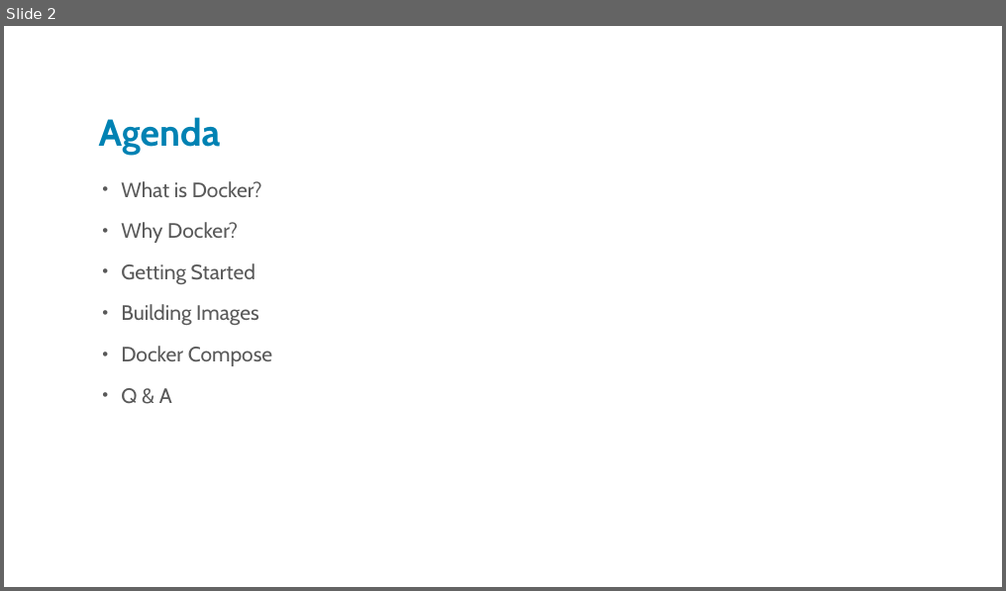
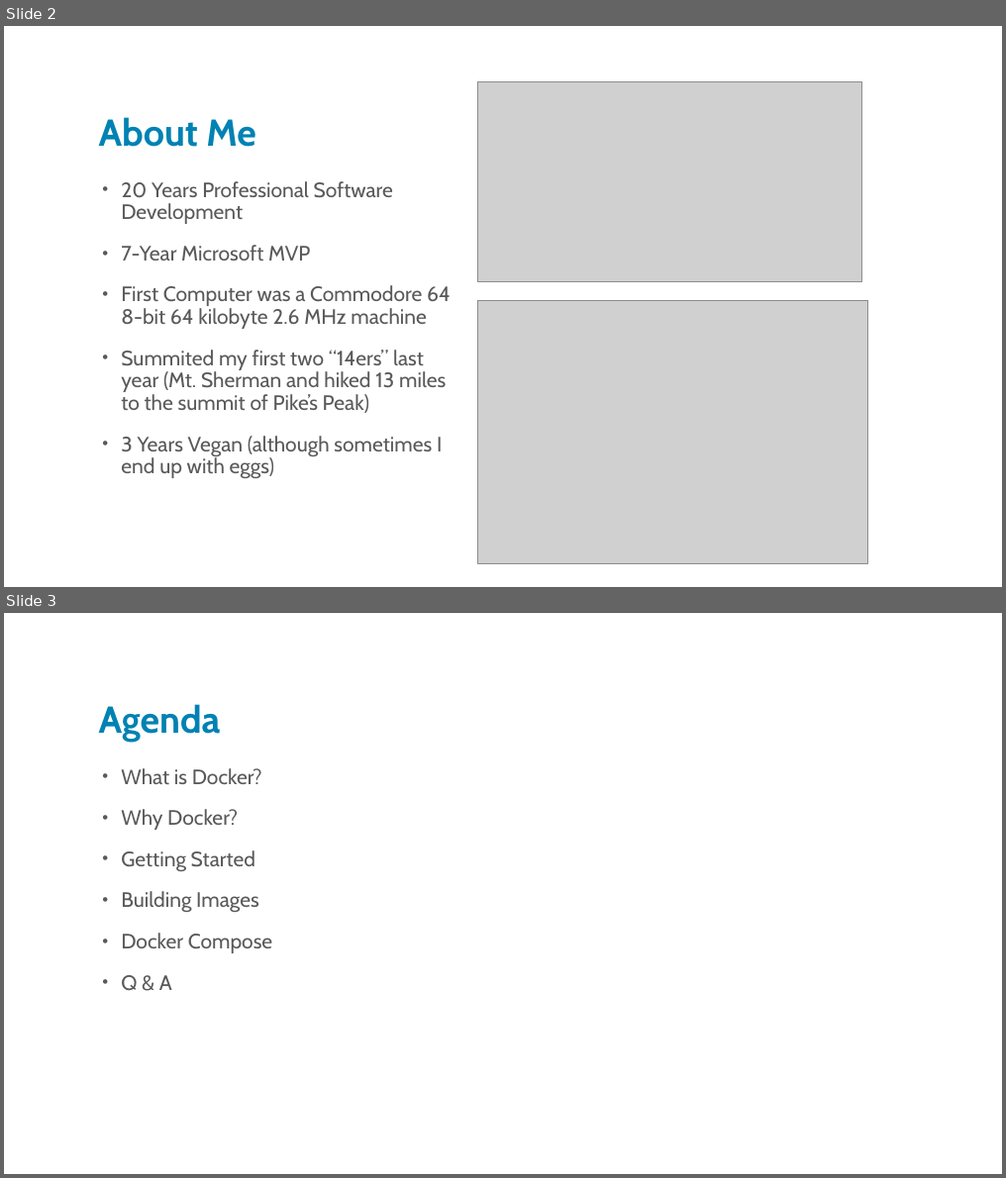
Before and after one commit to JeremyLikness/docker-we-rise, a slide deck: ContainYourExcitement.pptx. Shown one above the other, each under a label of ours: slide 2 before the commit, slides 2 and 3 after it. The pictures are 1006x591 and 1006x1178 pixels, drawn with LibreOffice and Linux fonts; fonts in the diff are those of the drawing; grey boxes stand for pictures; background and template pictures are left out. Boxes give left, top, right and bottom in pixels: in the first picture for what was removed or moved away, otherwise in the second. Text is boxed around its words. In the diff, an @@ line names an element or a change of style, - is before the commit and + after.

Commit message:
Updates to deck

```diff
--- a/ContainYourExcitement.pptx
+++ b/ContainYourExcitement.pptx
@@ slide 2 added at [4, 26, 1002, 587], background picture (left out) @@
@@ picture added at [478, 82, 862, 282] @@
@@ title added at [99, 117, 255, 147], 36 pt, text #0083B3, bold @@
+About Me
@@ text added at [121, 181, 450, 478], 20 pt, text #595959 @@
+• 20 Years Professional Software Development
+• 7-Year Microsoft MVP
+• First Computer was a Commodore 64 8-bit 64 kilobyte 2.6 MHz machine
+• Summited my first two “14ers” last year (Mt. Sherman and hiked 13 miles to the summit of Pike’s Peak)
+• 3 Years Vegan (although sometimes I end up with eggs)
@@ picture added at [478, 301, 868, 565] @@
@@ what was slide 2 is now slide 3 @@
```
Also in this commit, not shown: 1 other file.
